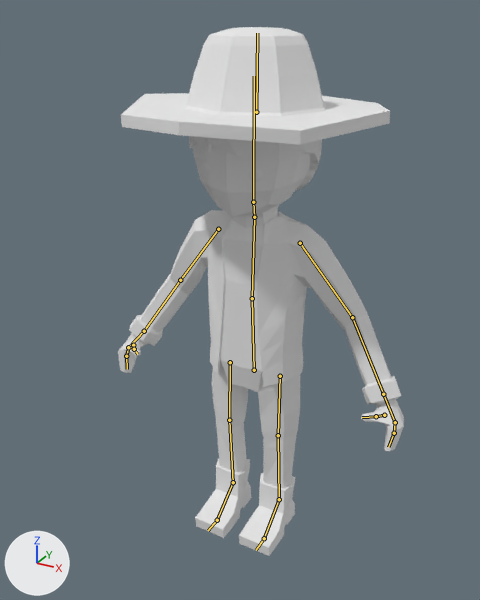
The Blender file Assets/Resources/Prefabs/MainCharacter/main_character.blend, before and after one commit.
The view is the same before and after, from a 50 mm camera at (8.28, -15.97, 15.85) aimed at (-0.16, -0.62, 8.18). Lighting does not change. The marker at lower left points along +X, +Y and +Z. The bones that bend it are drawn over the model as lines.

Names of what the first picture shows: 'Character'.
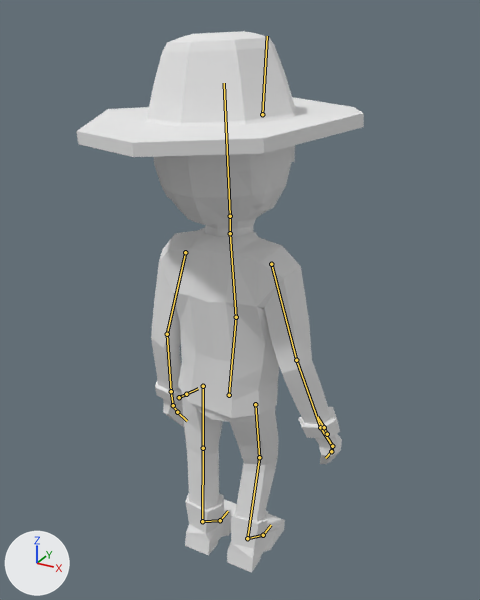
The newer file adds an action. The first version stands in its rest pose; the second is drawn at frame 189 of the action 'battle'.

Boxes [x1, y1, x2, y2] around the edits, measured in the pictures (480 x 600 px):
'Character', posed
    before: [118, 27, 404, 556]
    after: [77, 31, 364, 573]
bone 'Torso', root to tip
    before: (254, 370) to (252, 298)
    after: (229, 395) to (236, 317)
bone 'Chest', root to tip
    before: (252, 298) to (254, 217)
    after: (236, 317) to (230, 233)
bone 'Upper Arm.L', root to tip
    before: (300, 243) to (352, 317)
    after: (185, 252) to (167, 334)
bone 'Upper Arm.R', root to tip
    before: (218, 229) to (180, 280)
    after: (271, 264) to (296, 360)

The change in detail:
Bone 'Torso' (bone_torso) moves from (0.0, 0.0, 0.0) to (0.0, 0.05, -1.56).
Bone 'Torso' (bone_torso) turns from (0, 0, 0) to (-8, 180, 3) degrees about its own x, y and z.
Bone 'Chest' (bone_chest) moves from (0.0, 0.0, 0.0) to (0.29, -0.05, 1.3).
Bone 'Chest' (bone_chest) turns from (0, 0, 0) to (-5, 180, 3) degrees about its own x, y and z.
Bone 'Upper Arm.L' (bone_upper_arm_l) turns from (0, 0, 0) to (-22, 3, 2) degrees about its own x, y and z.
Bone 'Upper Arm.R' (bone_upper_arm_r) turns from (0, 0, 0) to (-20, -2, -2) degrees about its own x, y and z.
Bone 'Leg pole target.L' (bone_leg_pole_target_l) moves from (0.0, 0.0, 0.0) to (1.75, -3.28, 0.0).
Bone 'Leg pole target.L' (bone_leg_pole_target_l) turns from (0, 0, 0) to (0, 0, 180) degrees about its own x, y and z.
Bone 'Leg Control.L' (bone_leg_control_l) moves from (0.0, 0.0, 0.0) to (1.66, 3.03, -0.06).
Bone 'Leg Control.L' (bone_leg_control_l) turns from (0, 0, 0) to (0, 0, 180) degrees about its own x, y and z.
Bone 'Leg pole target.R' (bone_leg_pole_target_r) moves from (0.0, 0.0, 0.0) to (-1.75, -3.28, 0.0).
Bone 'Leg pole target.R' (bone_leg_pole_target_r) turns from (0, 0, 0) to (0, 0, 180) degrees about its own x, y and z.
Bone 'Leg Control.R' (bone_leg_control_r) moves from (0.0, 0.0, 0.0) to (-1.66, 3.0, 0.0).
Bone 'Leg Control.R' (bone_leg_control_r) turns from (0, 0, 0) to (0, 0, 180) degrees about its own x, y and z.
